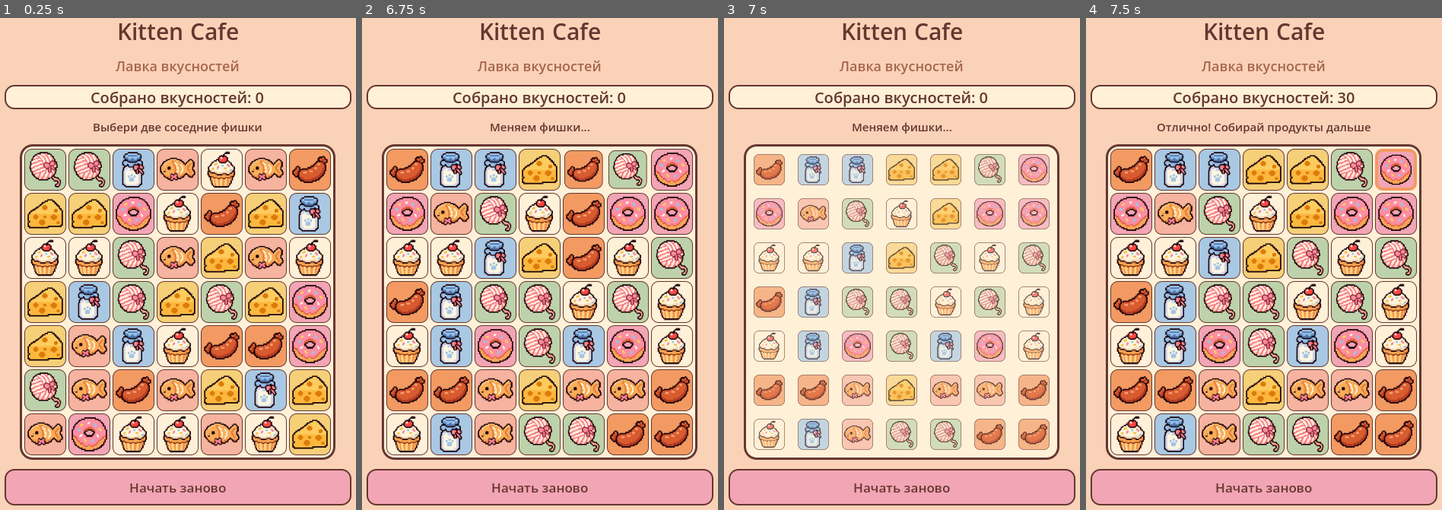
Above: before the commit, frames 1-4 (left to right).
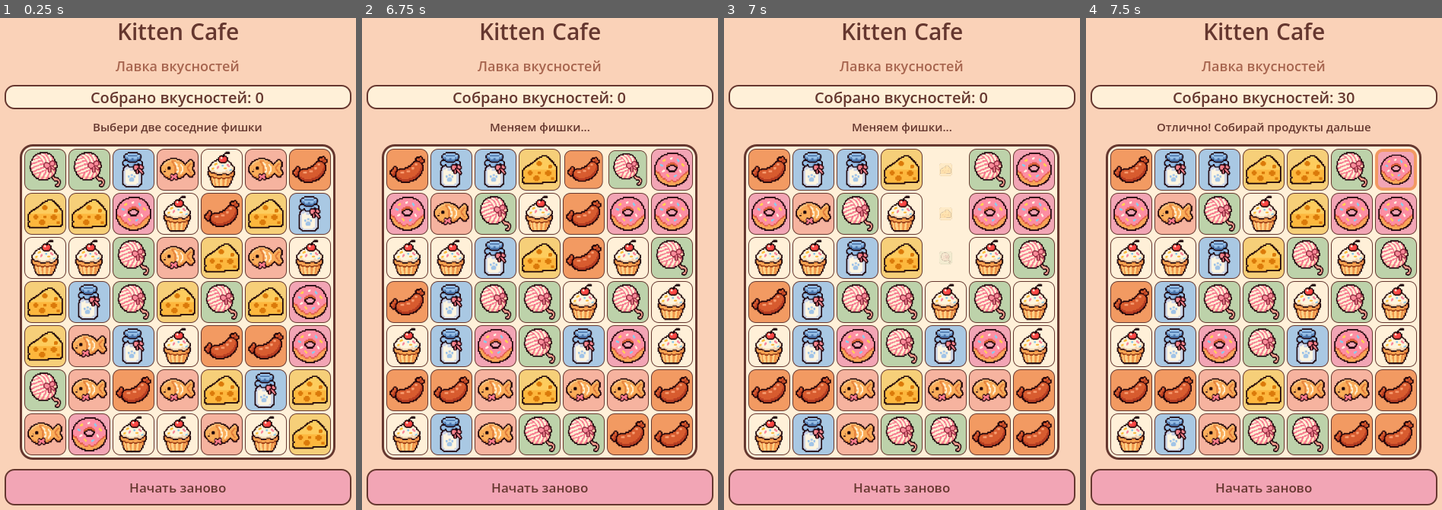
Above: after the commit, the same moments.

Repository: ArinaPig/Meown
Game: Godot game, scene res://scenes/minigames/match3/Match3.tscn
Same seed, same stepped clock (60 frames per second), same inputs: the game is played once before the commit and once after it. The project has no main scene, so this scene is started directly.
Inputs (mouse positions are in pixels of both pictures, inside the frame that each line leads up to):
- Up to frame 1 (0.25 s): no input
- Up to frame 2 (6.75 s): click "Начать заново" at 0.5 s; click "Начать заново" at 1.25 s; click "Начать заново" at 2 s; click (408, 170) at 2.77 s; click (451, 170) at 3.52 s; click (497, 170) at 4.27 s; click (540, 170) at 5.02 s; click (582, 170) at 5.77 s; click (629, 170) at 6.52 s
- Up to frame 3 (7 s): no input
- Up to frame 4 (7.5 s): click (1395, 170) at 7.27 s

Frames 1-2 are identical in both runs. In frame 3, 38% of the frame differs, in the area x 6-93%, y 26-89%; in frame 4, nothing differs.

Commit message:
Animate only matched and changed Match-3 tiles

Diff:
--- a/scenes/minigames/match3/Match3.gd
+++ b/scenes/minigames/match3/Match3.gd
@@ -312,27 +312,37 @@
 	var matches := _find_matches()
 	while not matches.is_empty():
 		score += matches.size() * 10
-		var vanish_tween := create_tween().set_parallel(true)
+		var changed_cells := {}
 		for cell in matches:
+			changed_cells[cell] = true
 			var tile: Button = tile_buttons[cell.y][cell.x]
+			var vanish_tween := create_tween().set_parallel(true)
 			vanish_tween.tween_property(tile, "scale", Vector2(0.15, 0.15), 0.16)
 			vanish_tween.tween_property(tile, "modulate:a", 0.0, 0.16)
-		await vanish_tween.finished
-
+			# Анимации исчезновения запускаются ниже одновременно для всех совпавших клеток.
+		# Tween хранится отдельно, чтобы дождаться завершения общей группы.
+		await get_tree().create_timer(0.16).timeout
+
+		var previous_board: Array = board.duplicate(true)
 		for cell in matches:
 			board[cell.y][cell.x] = -1
 		_apply_gravity()
 		_refill_board()
-		_refresh_board()
-
-		var appear_tween := create_tween().set_parallel(true)
+
+		# Отмечаем только клетки, содержимое которых действительно изменилось.
 		for y in range(BOARD_SIZE):
 			for x in range(BOARD_SIZE):
-				var tile: Button = tile_buttons[y][x]
-				tile.scale = Vector2(0.72, 0.72)
-				tile.modulate.a = 0.65
-				appear_tween.tween_property(tile, "scale", Vector2.ONE, 0.18)
-				appear_tween.tween_property(tile, "modulate:a", 1.0, 0.18)
+				if previous_board[y][x] != board[y][x]:
+					changed_cells[Vector2i(x, y)] = true
+
+		var appear_tween := create_tween().set_parallel(true)
+		for cell in changed_cells:
+			_refresh_tile(cell)
+			var tile: Button = tile_buttons[cell.y][cell.x]
+			tile.scale = Vector2(0.72, 0.72)
+			tile.modulate.a = 0.0
+			appear_tween.tween_property(tile, "scale", Vector2.ONE, 0.18)
+			appear_tween.tween_property(tile, "modulate:a", 1.0, 0.18)
 		await appear_tween.finished
 		matches = _find_matches()
 
